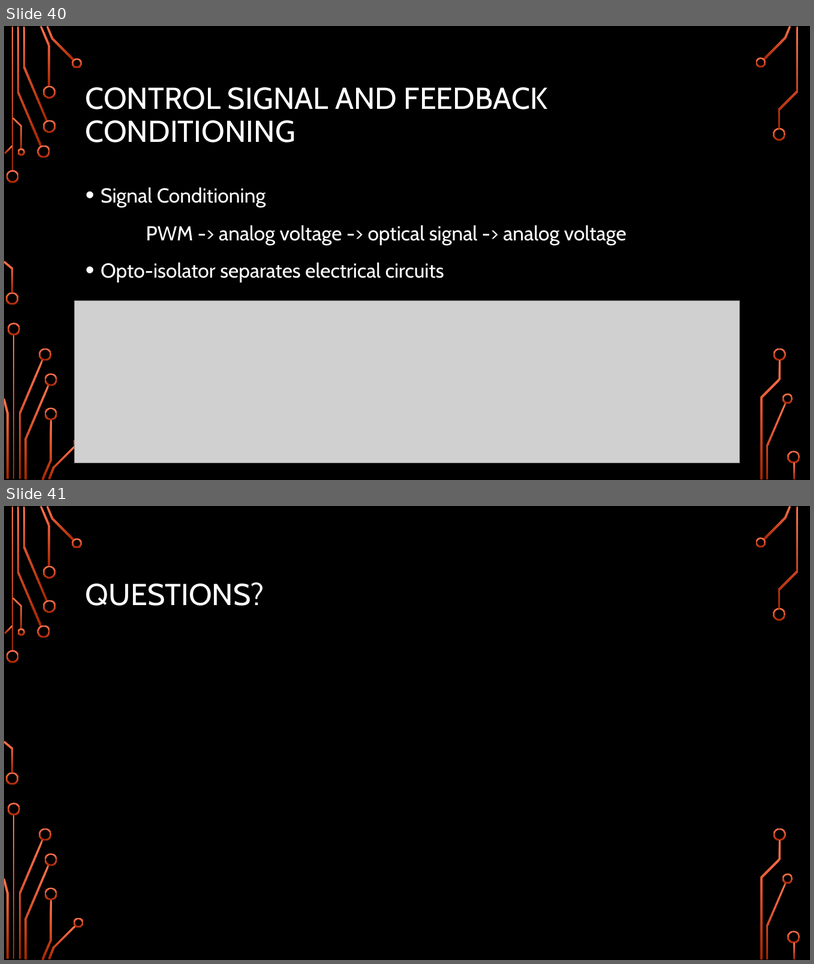
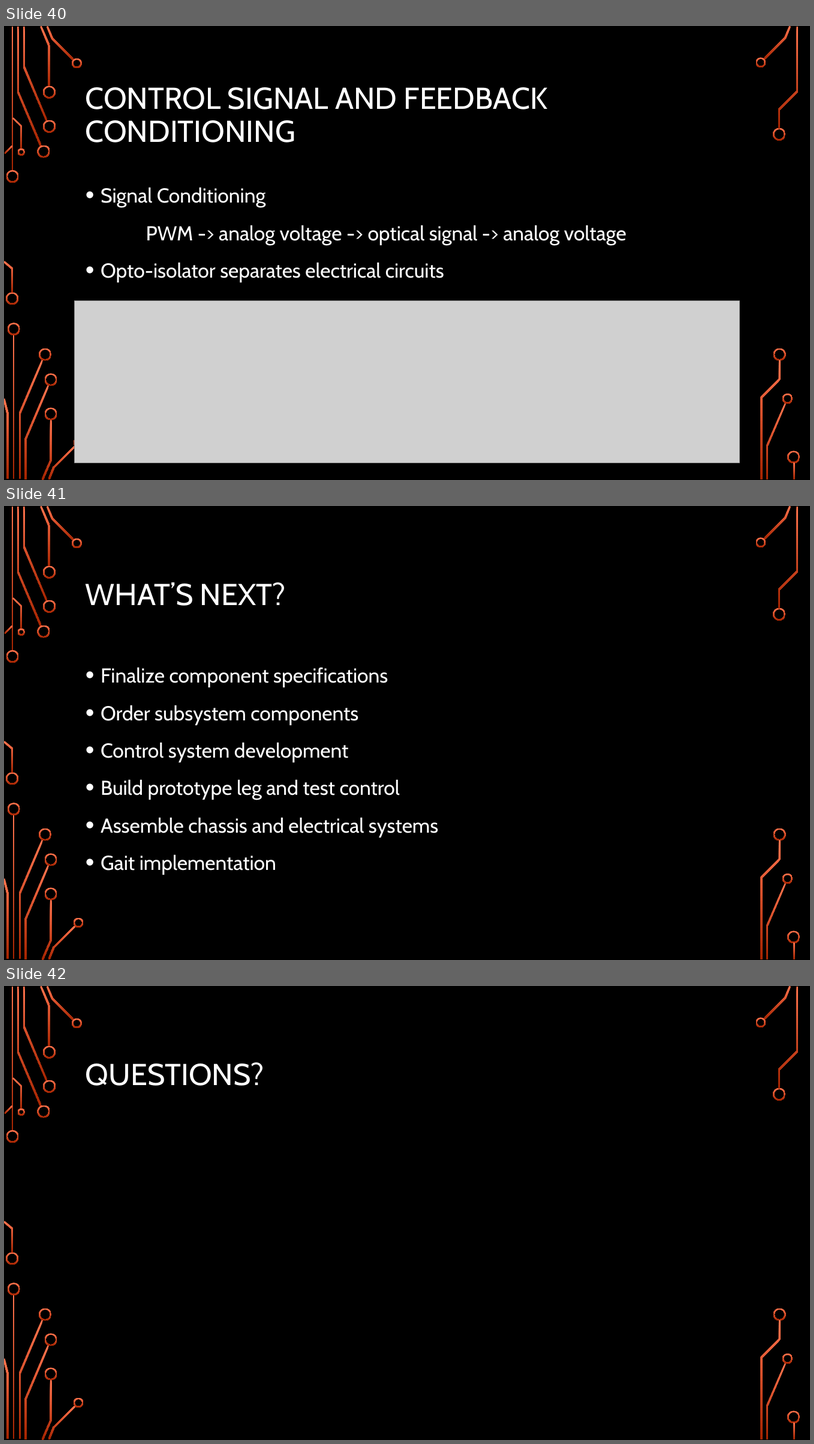
Before and after one commit to Logiant/AgileRoboticControls, a slide deck: Documentation/Presentation/Design Presentation/Design Presentation.pptx. Shown one above the other, each under a label of ours: slides 40 and 41 before the commit, slides 40, 41 and 42 after it. The pictures are 814x964 and 814x1444 pixels, drawn with LibreOffice and Linux fonts; fonts in the diff are those of the drawing; grey boxes stand for pictures; background and template pictures are left out. Boxes give left, top, right and bottom in pixels: in the first picture for what was removed or moved away, otherwise in the second. Text is boxed around its words. In the diff, an @@ line names an element or a change of style, - is before the commit and + after.

```diff
--- a/Documentation/Presentation/Design Presentation/Design Presentation.pptx
+++ b/Documentation/Presentation/Design Presentation/Design Presentation.pptx
@@ slide 41 added at (4,506,810,960), background picture (left out); not listed: 36 template elements that a slide beside it also shows @@
@@ title added at (86,582,286,606), 36 pt, text #FFFFFF @@
+WHAT’S NEXT?
@@ text added at (101,667,438,874), 24 pt, text #FFFFFF @@
+• Finalize component specifications
+• Order subsystem components
+• Control system development
+• Build prototype leg and test control
+• Assemble chassis and electrical systems
+• Gait implementation
@@ what was slide 41 is now slide 42 @@
```
Also in this commit, not shown: 7 slides changed.
